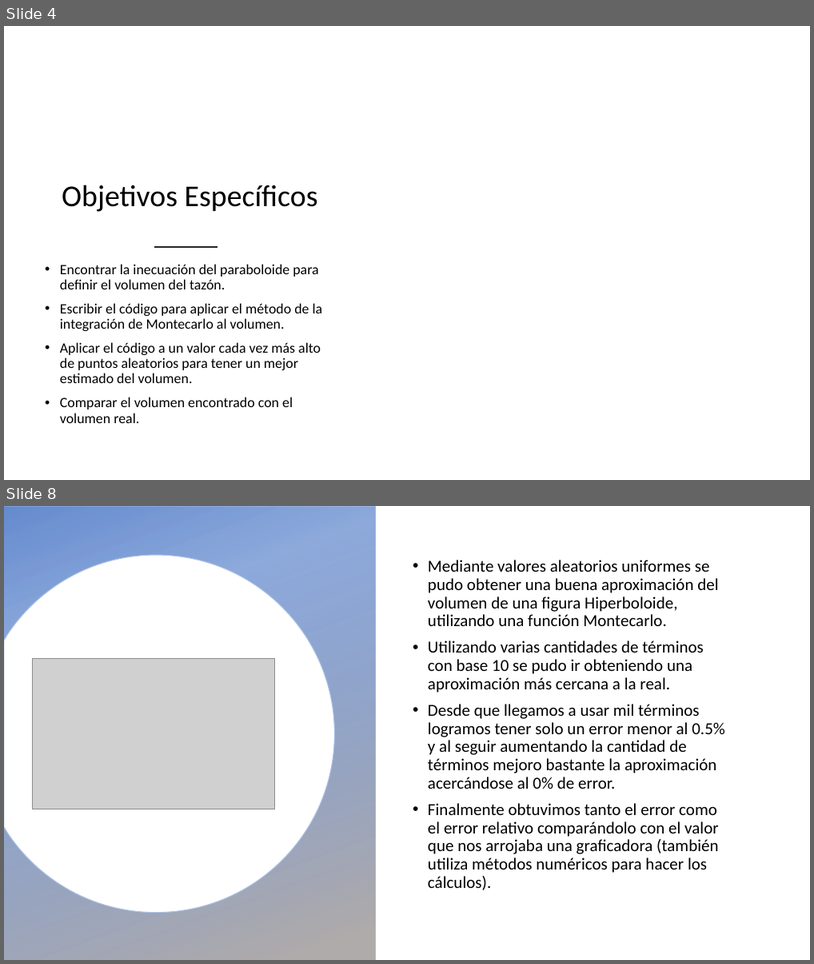
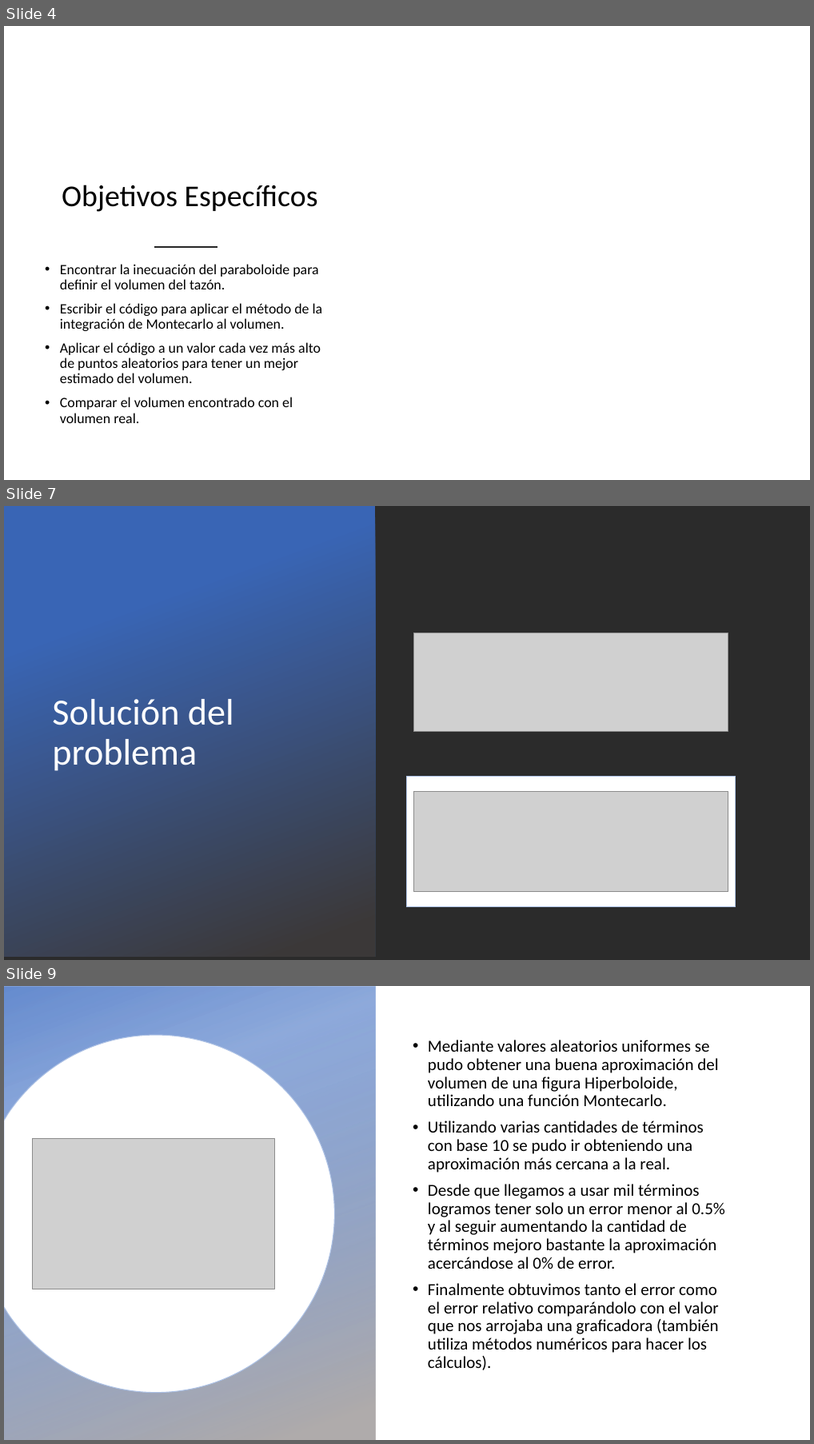
Before and after one commit to Fernando28AC/proyecto_modulo2, a slide deck: Proyecto_modulo2.pptx. Shown one above the other, each under a label of ours: slides 4 and 8 before the commit, slides 4, 7 and 9 after it; the slides between them are not shown. The pictures are 814x964 and 814x1444 pixels, drawn with LibreOffice and Linux fonts; fonts in the diff are those of the drawing; grey boxes stand for pictures; background and template pictures are left out; a plain dark background stands for a picture behind light text. Boxes give left, top, right and bottom in pixels: in the first picture for what was removed or moved away, otherwise in the second. Text is boxed around its words. In the diff, an @@ line names an element or a change of style, - is before the commit and + after.

```diff
--- a/Proyecto_modulo2.pptx
+++ b/Proyecto_modulo2.pptx
@@ slide 7 added at (4, 506, 810, 960), background picture (left out) @@
@@ rectangle added at (4, 506, 375, 956), fill gradient #3965B5 to #3B3838 @@
@@ picture added at (414, 633, 728, 732) @@
@@ title added at (52, 699, 234, 771), 44 pt, text #FFFFFF @@
+Solución del problema
@@ rectangle added at (407, 776, 736, 907), fill #FFFFFF, outline #AFABAB 1 pt @@
@@ picture added at (414, 792, 728, 892) @@
@@ what was slide 8 is now slide 9 @@
```
Also in this commit, not shown: 3 slides changed.
